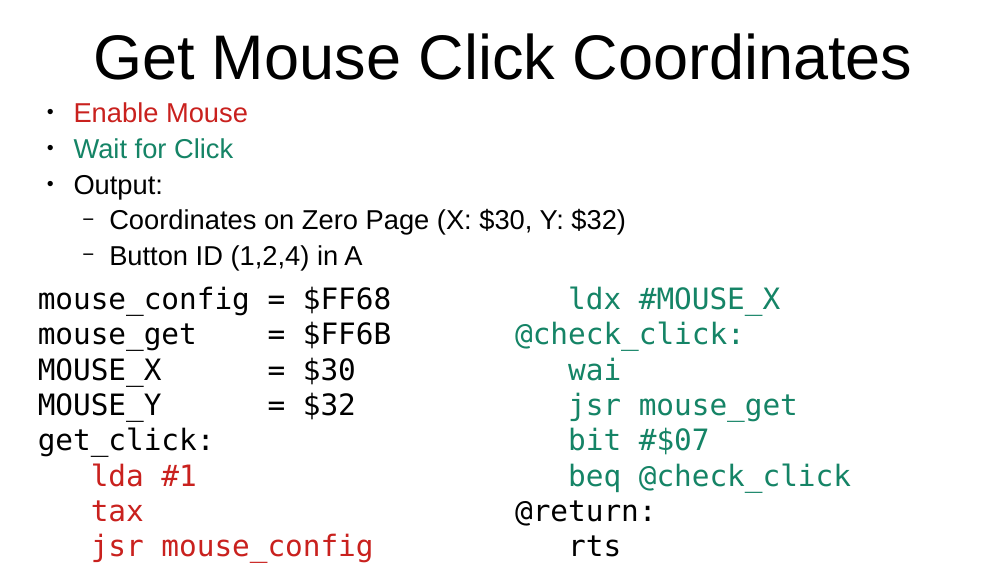
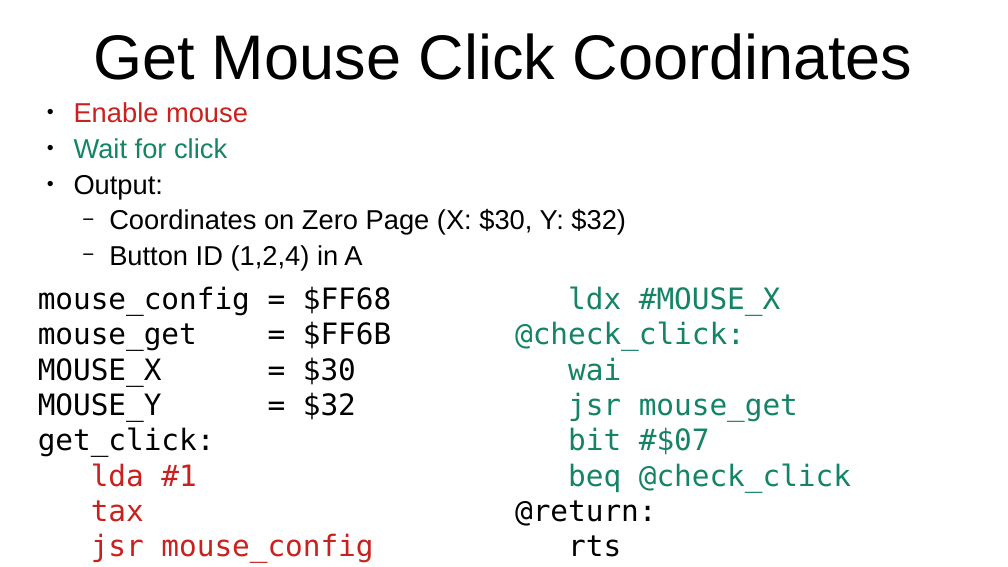
Before and after one commit to SlithyMatt/x16-assembly-tutorial, a slide deck: slide 6 of Lesson14/Lesson14.odp. Drawn at 1008x567 pixels with LibreOffice and Linux fonts; fonts in the diff are those of the drawing. Boxes give left, top, right and bottom in pixels: in the first picture for what was removed or moved away, otherwise in the second. Text is boxed around its words. In the diff, an @@ line names an element or a change of style, - is before the commit and + after.

```diff
--- a/Lesson14/Lesson14.odp
+++ b/Lesson14/Lesson14.odp
@@ text at [74,102,248,159]: text changed @@
-● Enable Mouse
-● Wait for Click
+● Enable mouse
+● Wait for click
```
Also in this commit, not shown: 2 other slides changed, 1 slide added, 2 other files.
